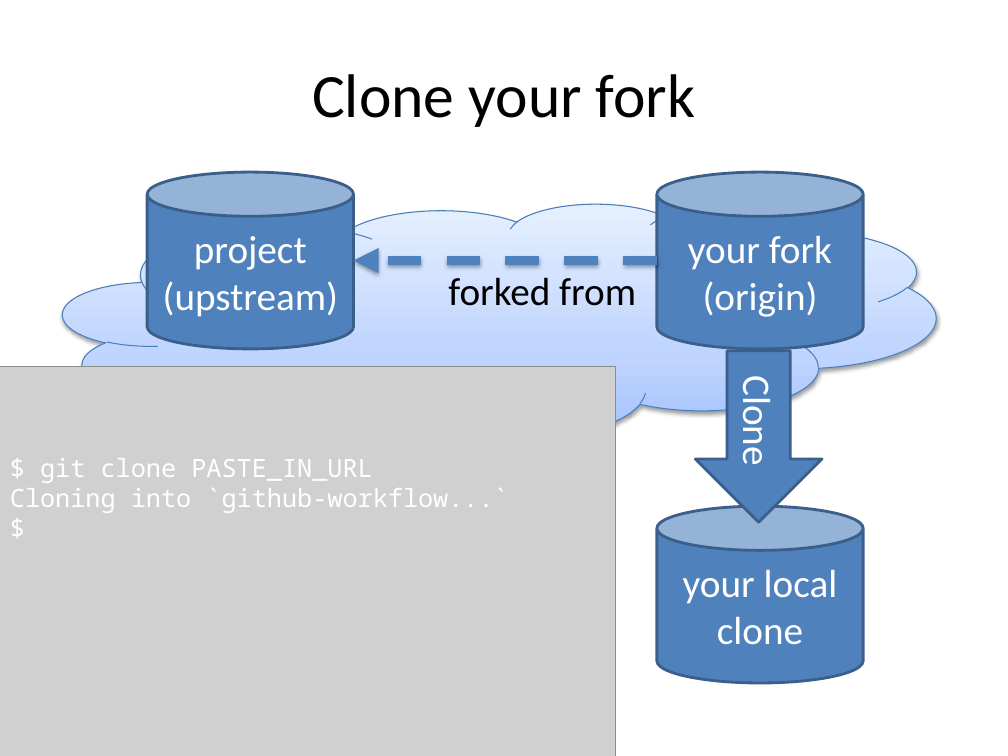
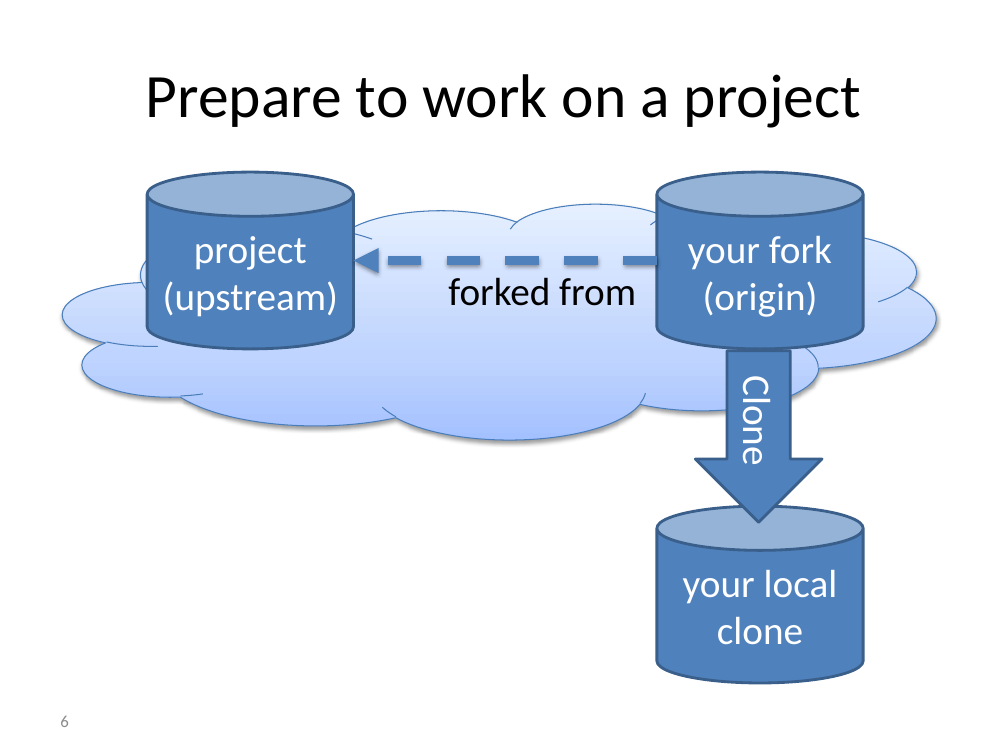
Before and after one commit to foss2serve/github-workflow-activity, a slide deck: slide 6 of activity/presentation.pptx (slide 9 before the commit). Drawn at 1008x756 pixels with LibreOffice and Linux fonts; fonts in the diff are those of the drawing; grey boxes stand for pictures; background and template pictures are left out. Boxes give left, top, right and bottom in pixels: in the first picture for what was removed or moved away, otherwise in the second. Text is boxed around its words. In the diff, an @@ line names an element or a change of style, - is before the commit and + after.

```diff
--- a/activity/presentation.pptx
+++ b/activity/presentation.pptx
@@ title at bbox=[146, 74, 861, 128]: text changed @@
-Clone your fork
+Prepare to work on a project
@@ picture removed at bbox=[0, 367, 615, 756] @@
@@ text removed at bbox=[10, 458, 508, 513] @@
-$ git clone PASTE_IN_URL
-Cloning into `github-workflow...`
-$
@@ page number added at bbox=[60, 716, 68, 727], 12 pt, text #8C8C8C @@
+6
```
Also in this commit, not shown: 10 other slides changed, 11 slides removed.
